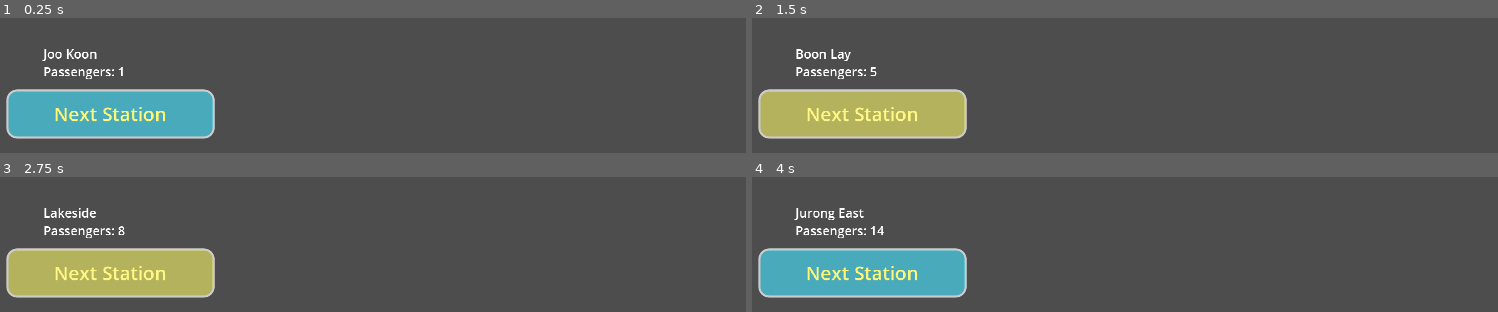
Above: before the commit, frames 1-4 (two rows, left to right).
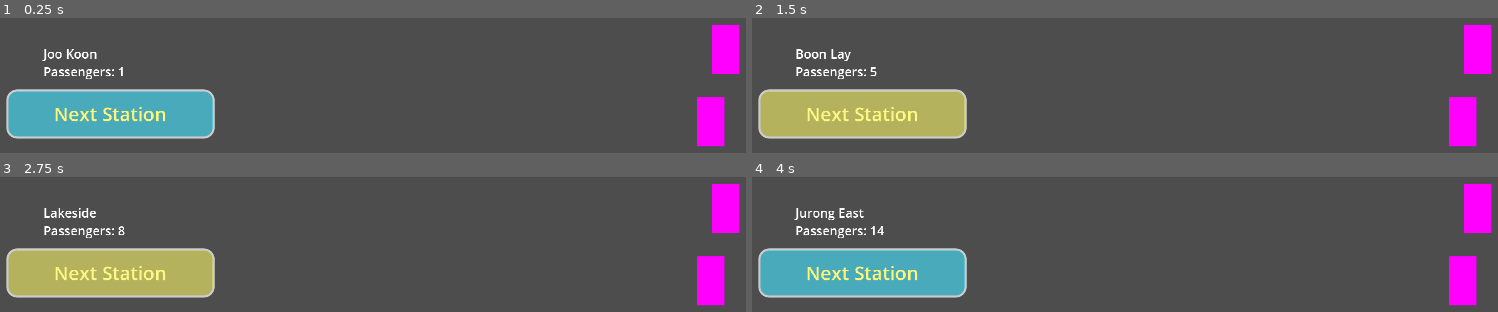
Above: after the commit, the same moments.

Repository: Jagureo/HeritageJam2025
Game: Godot game, scene res://Scenes/game.tscn
The game is run twice, just before and just after one commit, with the same random seed, the same clock (stepped at 60 frames per second) and the same inputs.
Inputs (mouse positions are in pixels of both pictures, inside the frame that each line leads up to):
- Up to frame 1 (0.25 s): no input
- Up to frame 2 (1.5 s): click "Next Station" at 0.5 s; click "Next Station" at 1.25 s
- Up to frame 3 (2.75 s): click "Next Station" at 2 s
- Up to frame 4 (4 s): tap Enter at 2.75 s; move the mouse to (1311, 195) at 2.77 s; click (1311, 195) at 2.85 s; tap Space at 3.5 s; move the mouse to (975, 240) at 3.52 s; click (975, 240) at 3.6 s

The runs differ from the first frame. In frame 1, 2.8% of the frame differs, in the area x 93-100%, y 5-96%; in frame 2, 2.8%; in frame 3, 2.8%; in frame 4, 2.8%.

Commit message:
draggable passengers

Diff:
--- a/HGJ/Scenes/Prefabs/Passenger.tscn
+++ b/HGJ/Scenes/Prefabs/Passenger.tscn
@@ -17,3 +17,5 @@
 
 [node name="PassengerCollisionShape" type="CollisionShape2D" parent="."]
 shape = SubResource("RectangleShape2D_n1l8m")
+
+[connection signal="input_event" from="." to="." method="OnMouseInputEvent"]
--- a/HGJ/Scenes/UI/game_ui.tscn
+++ b/HGJ/Scenes/UI/game_ui.tscn
@@ -56,6 +56,7 @@
 anchor_bottom = 1.0
 grow_horizontal = 2
 grow_vertical = 2
+mouse_filter = 2
 script = ExtResource("1_vo2tu")
 
 [node name="MainScreen" type="Control" parent="."]
@@ -65,6 +66,7 @@
 anchor_bottom = 1.0
 grow_horizontal = 2
 grow_vertical = 2
+mouse_filter = 2
 
 [node name="Station_Label" type="Label" parent="MainScreen"]
 layout_mode = 1
--- a/HGJ/Scenes/game.tscn
+++ b/HGJ/Scenes/game.tscn
@@ -1,10 +1,11 @@
-[gd_scene load_steps=6 format=3 uid="uid://b1o618cdsf1is"]
+[gd_scene load_steps=7 format=3 uid="uid://b1o618cdsf1is"]
 
 [ext_resource type="Script" uid="uid://7u8flb2r01xw" path="res://Scripts/Managers/GameManager.gd" id="1_ebmjs"]
 [ext_resource type="PackedScene" uid="uid://5ln5jieeyw4b" path="res://Scenes/UI/game_ui.tscn" id="2_qxrlw"]
 [ext_resource type="PackedScene" uid="uid://cop3bpaxlj8uv" path="res://Scenes/Prefabs/SeatRow_Standard.tscn" id="3_wowpa"]
 [ext_resource type="PackedScene" uid="uid://dyyyip6wqfeht" path="res://Scenes/Prefabs/SeatRow_Wheelchair.tscn" id="4_i6g32"]
 [ext_resource type="PackedScene" uid="uid://befplng8mg7t2" path="res://Scenes/Prefabs/StandingArea.tscn" id="5_1l0tm"]
+[ext_resource type="PackedScene" uid="uid://cvuwrt4hor7ht" path="res://Scenes/Prefabs/Passenger.tscn" id="6_i6g32"]
 
 [node name="Game" type="Node2D"]
 script = ExtResource("1_ebmjs")
@@ -21,3 +22,9 @@
 [node name="GameUi" parent="." instance=ExtResource("2_qxrlw")]
 offset_right = 1920.0
 offset_bottom = 1080.0
+
+[node name="Passenger" parent="." instance=ExtResource("6_i6g32")]
+position = Vector2(1747, 691)
+
+[node name="Passenger2" parent="." instance=ExtResource("6_i6g32")]
+position = Vector2(1782, 517)
--- a/HGJ/Scripts/Gameplay/Passenger.gd
+++ b/HGJ/Scripts/Gameplay/Passenger.gd
@@ -39,3 +39,28 @@
 # Passenger in-game stuff
 var mHappinessLevel : float
 var mSeated : bool
+
+
+# Determine which passenger is clicked
+static var sSelectedPassenger : Passenger = null
+
+
+func OnMouseInputEvent(_viewport : Node, _event : InputEvent, _shape_idx : int):
+	if Input.is_action_just_pressed("Click") and sSelectedPassenger == null:
+		print("Picked up passenger: ", self.name)
+		sSelectedPassenger = self
+
+
+
+
+func _process(_delta):
+	if sSelectedPassenger == self:
+		# Drag the passenger to the mouse's position
+		# Clamp the mouse position to be within the screen
+		sSelectedPassenger.position = get_global_mouse_position().clamp(Vector2(Constant.LEFT_DRAG_LIMIT, Constant.TOP_DRAG_LIMIT),
+																	    Vector2(Constant.RIGHT_DRAG_LIMIT, Constant.BOTTOM_DRAG_LIMIT))
+
+
+		if Input.is_action_just_released("Click"):
+			print("Dropped off passenger: ", self.name)
+			sSelectedPassenger = null
--- a/HGJ/Scripts/Managers/Constants.gd
+++ b/HGJ/Scripts/Managers/Constants.gd
@@ -1,3 +1,7 @@
 class_name Constant
 
-static var foobar : int = 50
+# Defines the Passenger Draggable area
+static var TOP_DRAG_LIMIT : int = 200
+static var BOTTOM_DRAG_LIMIT : int = 1080 - 50
+static var LEFT_DRAG_LIMIT : int = 100
+static var RIGHT_DRAG_LIMIT : int = 1920 - 100
--- a/HGJ/project.godot
+++ b/HGJ/project.godot
@@ -29,25 +29,10 @@
 
 [input]
 
-Jump={
+Click={
 "deadzone": 0.2,
-"events": [Object(InputEventKey,"resource_local_to_scene":false,"resource_name":"","device":-1,"window_id":0,"alt_pressed":false,"shift_pressed":false,"ctrl_pressed":false,"meta_pressed":false,"pressed":false,"keycode":0,"physical_keycode":87,"key_label":0,"unicode":119,"location":0,"echo":false,"script":null)
+"events": [Object(InputEventMouseButton,"resource_local_to_scene":false,"resource_name":"","device":-1,"window_id":0,"alt_pressed":false,"shift_pressed":false,"ctrl_pressed":false,"meta_pressed":false,"button_mask":0,"position":Vector2(0, 0),"global_position":Vector2(0, 0),"factor":1.0,"button_index":1,"canceled":false,"pressed":false,"double_click":false,"script":null)
 , Object(InputEventJoypadButton,"resource_local_to_scene":false,"resource_name":"","device":-1,"button_index":1,"pressure":0.0,"pressed":false,"script":null)
-, Object(InputEventKey,"resource_local_to_scene":false,"resource_name":"","device":-1,"window_id":0,"alt_pressed":false,"shift_pressed":false,"ctrl_pressed":false,"meta_pressed":false,"pressed":false,"keycode":0,"physical_keycode":32,"key_label":0,"unicode":32,"location":0,"echo":false,"script":null)
-]
-}
-MoveLeft={
-"deadzone": 0.2,
-"events": [Object(InputEventKey,"resource_local_to_scene":false,"resource_name":"","device":-1,"window_id":0,"alt_pressed":false,"shift_pressed":false,"ctrl_pressed":false,"meta_pressed":false,"pressed":false,"keycode":0,"physical_keycode":65,"key_label":0,"unicode":97,"location":0,"echo":false,"script":null)
-, Object(InputEventJoypadButton,"resource_local_to_scene":false,"resource_name":"","device":-1,"button_index":13,"pressure":0.0,"pressed":false,"script":null)
-, Object(InputEventKey,"resource_local_to_scene":false,"resource_name":"","device":-1,"window_id":0,"alt_pressed":false,"shift_pressed":false,"ctrl_pressed":false,"meta_pressed":false,"pressed":false,"keycode":0,"physical_keycode":4194319,"key_label":0,"unicode":0,"location":0,"echo":false,"script":null)
-]
-}
-MoveRight={
-"deadzone": 0.2,
-"events": [Object(InputEventKey,"resource_local_to_scene":false,"resource_name":"","device":-1,"window_id":0,"alt_pressed":false,"shift_pressed":false,"ctrl_pressed":false,"meta_pressed":false,"pressed":false,"keycode":0,"physical_keycode":68,"key_label":0,"unicode":100,"location":0,"echo":false,"script":null)
-, Object(InputEventJoypadButton,"resource_local_to_scene":false,"resource_name":"","device":-1,"button_index":14,"pressure":0.0,"pressed":false,"script":null)
-, Object(InputEventKey,"resource_local_to_scene":false,"resource_name":"","device":-1,"window_id":0,"alt_pressed":false,"shift_pressed":false,"ctrl_pressed":false,"meta_pressed":false,"pressed":false,"keycode":0,"physical_keycode":4194321,"key_label":0,"unicode":0,"location":0,"echo":false,"script":null)
 ]
 }
 
